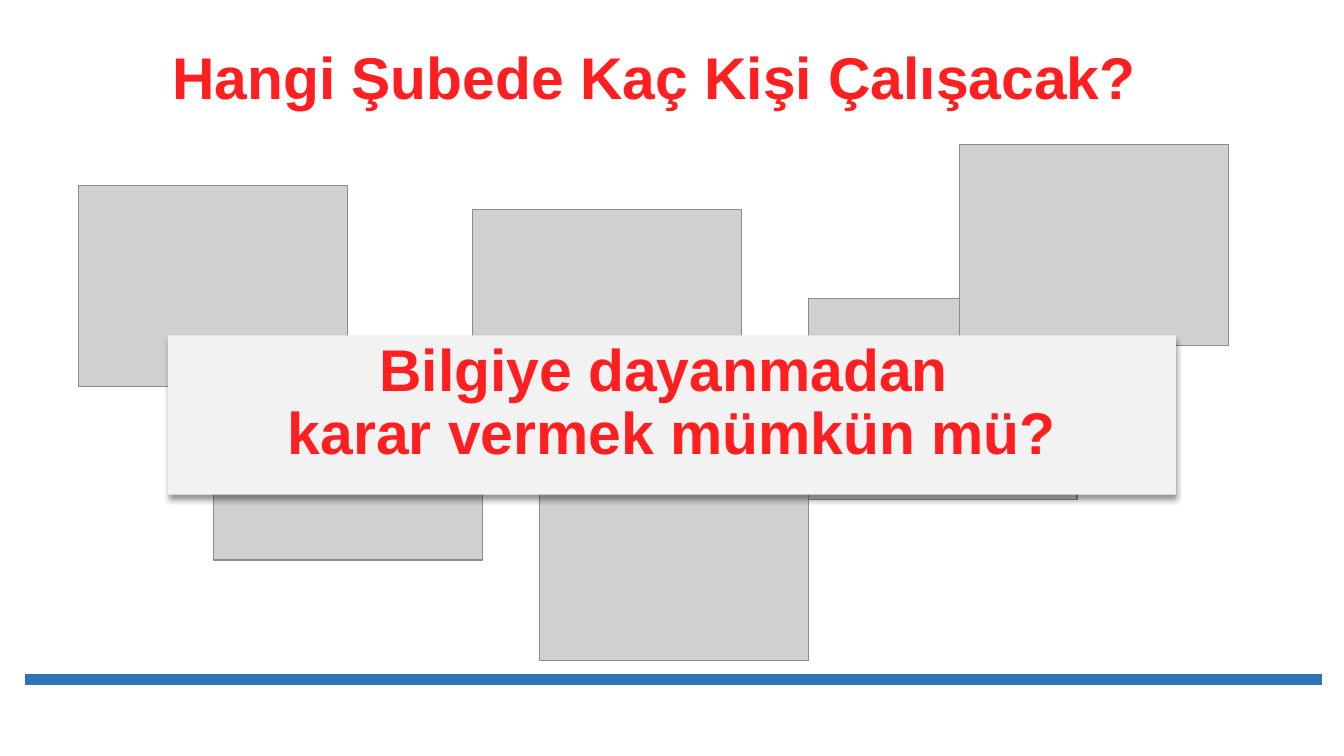
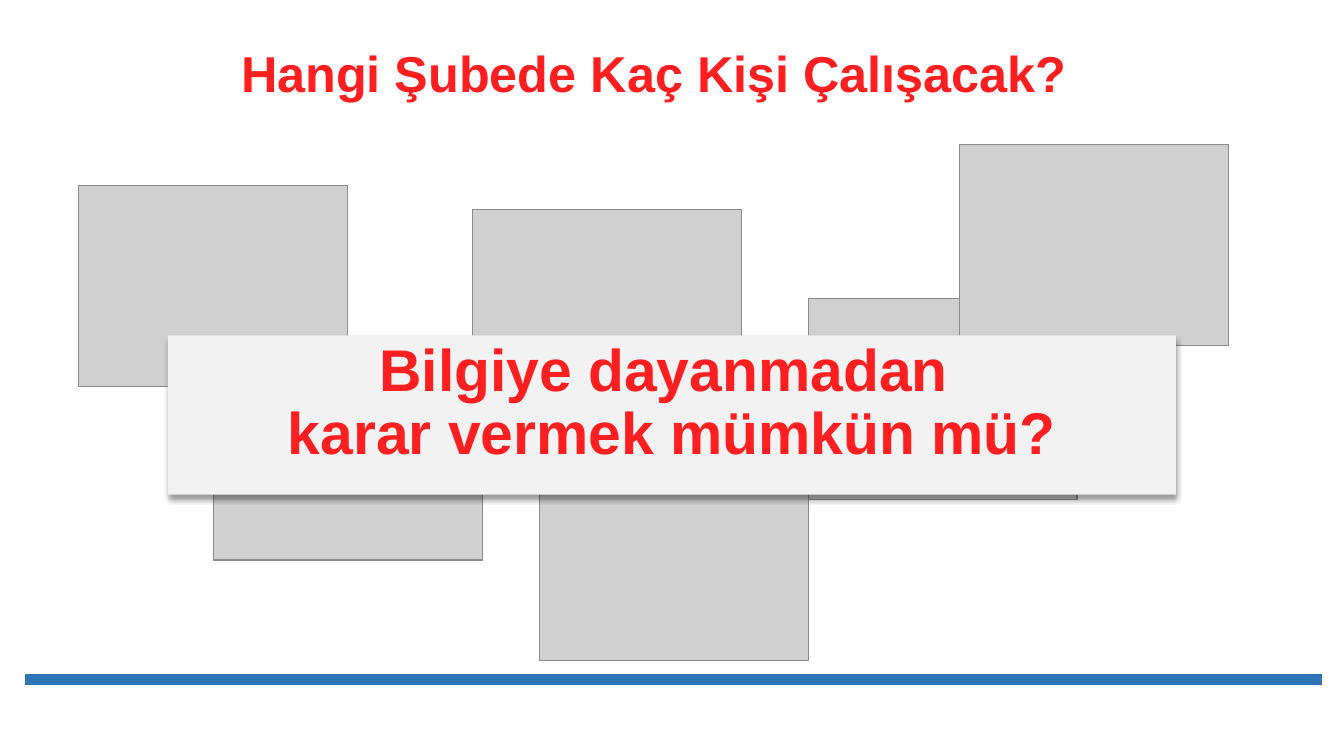
Before and after one commit to erkansirin78/preprocessing-analysis-ml-dl-big-data, a slide deck: slide 5 of 08_etl/01_ETL_Darawarehouse.pptx. Drawn at 1344x756 pixels with LibreOffice and Linux fonts; fonts in the diff are those of the drawing; grey boxes stand for pictures. Boxes give left, top, right and bottom in pixels: in the first picture for what was removed or moved away, otherwise in the second. Text is boxed around its words. In the diff, an @@ line names an element or a change of style, - is before the commit and + after.

```diff
--- a/08_etl/01_ETL_Darawarehouse.pptx
+++ b/08_etl/01_ETL_Darawarehouse.pptx
@@ text "Hangi Şubede Kaç Kişi Çalışacak?" at (241,55,1066,102): size 42 to 36 pt @@
```
Also in this commit, not shown: 3 other slides changed, 34 slides added, 34 other files.
